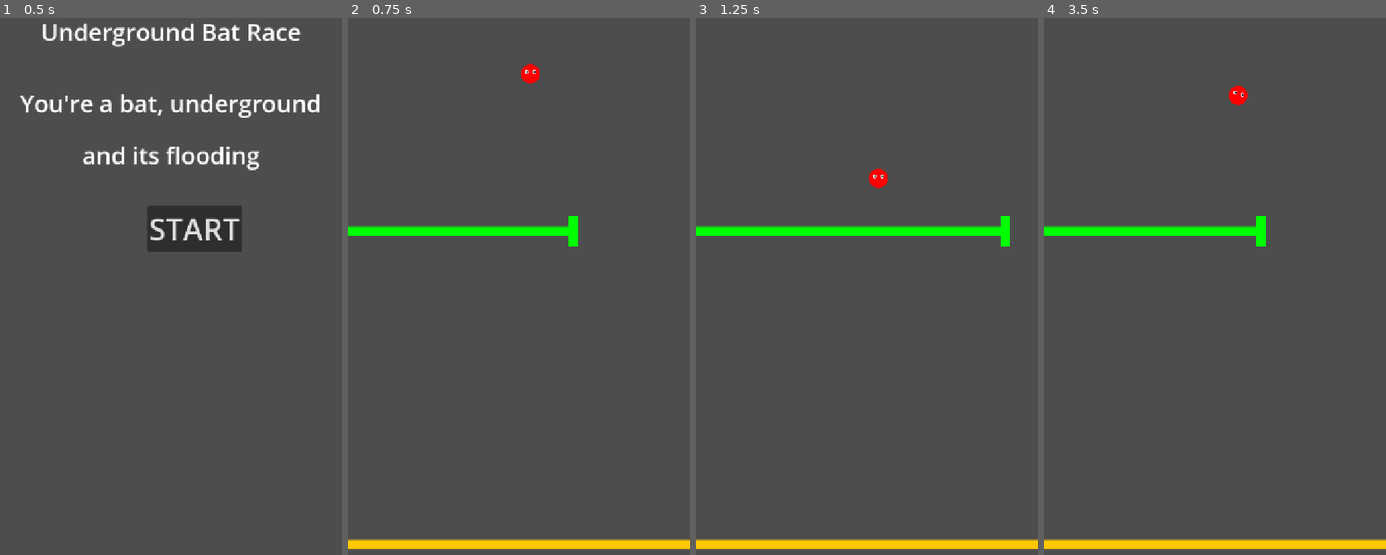
Above: before the commit, frames 1-4 (left to right).
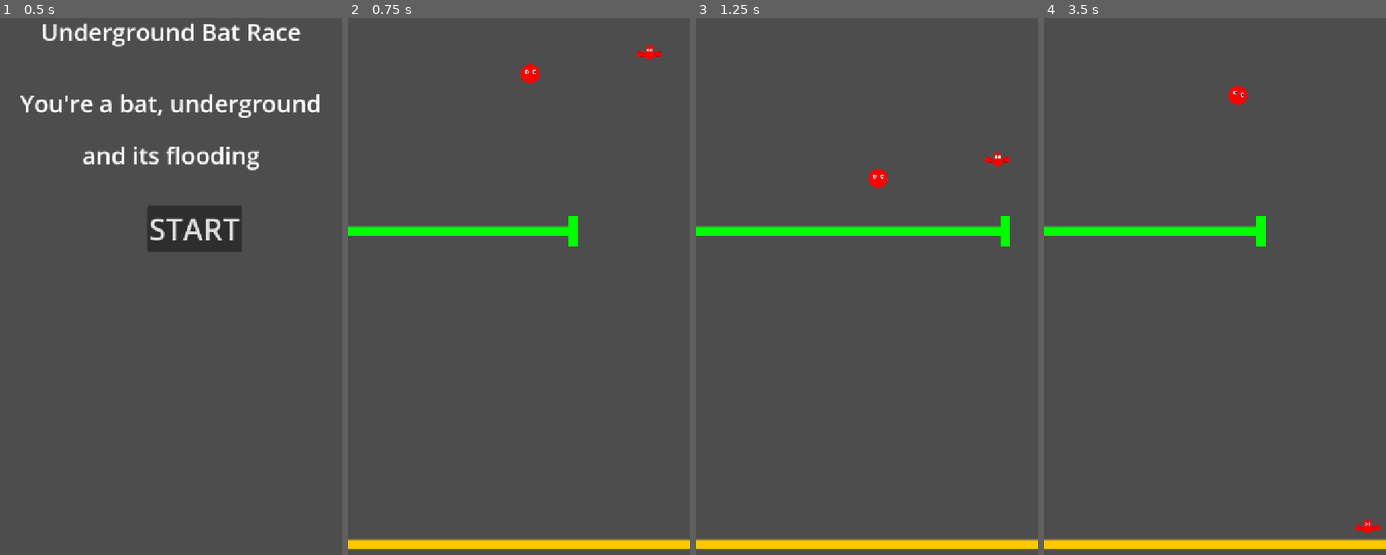
Above: after the commit, the same moments.

Repository: robmayhew/underground_bat_race
Game: Godot game, scene res://title.tscn
Same seed, same stepped clock (60 frames per second), same inputs: the game is played once before the commit and once after it.
Inputs (mouse positions are in pixels of both pictures, inside the frame that each line leads up to):
- Up to frame 1 (0.5 s): no input
- Up to frame 2 (0.75 s): click "START" at 0.5 s
- Up to frame 3 (1.25 s): no input
- Up to frame 4 (3.5 s): tap Enter (ui_accept) at 1.25, 1.35, 1.52, 1.82, 2.27, 2.3, 2.57, 2.85 s; move the mouse to (1290, 243) at 1.27 s; hold Right (ui_right) 1.28-2.78 s; click (1290, 243) at 1.42 s; move the mouse to (1146, 302) at 2.02 s; tap Space at 2.1 s; move the mouse to (1249, 136) at 2.77 s; hold Left (ui_left) from 2.78 s (still down)

Frame 1 is identical in both runs. In frame 2, 0.1% of the frame differs, in the area x 84-92%, y 4-8%; in frame 3, 0.1%; in frame 4, 0.1%.

Commit message:
Bat fly!

Diff:
--- /dev/null
+++ b/godot/bat.gd
@@ -0,0 +1,28 @@
+extends CharacterBody2D
+
+
+const SPEED = 300.0
+const JUMP_VELOCITY = -400.0
+
+func _ready() -> void:
+	$AnimatedSprite2D.play("default")
+
+
+func _physics_process(delta: float) -> void:
+	# Add the gravity.
+	if not is_on_floor():
+		velocity += get_gravity() * delta
+
+	# Handle jump.
+	if Input.is_action_just_pressed("ui_accept") and is_on_floor():
+		velocity.y = JUMP_VELOCITY
+
+	# Get the input direction and handle the movement/deceleration.
+	# As good practice, you should replace UI actions with custom gameplay actions.
+	var direction := Input.get_axis("ui_left", "ui_right")
+	if direction:
+		velocity.x = direction * SPEED
+	else:
+		velocity.x = move_toward(velocity.x, 0, SPEED)
+
+	move_and_slide()
--- a/godot/bat.tscn
+++ b/godot/bat.tscn
@@ -1,16 +1,138 @@
-[gd_scene load_steps=3 format=3 uid="uid://bkp8jkjse13"]
+[gd_scene load_steps=21 format=3 uid="uid://bkp8jkjse13"]
 
-[ext_resource type="Texture2D" uid="uid://cgmrp6svq184k" path="res://art/spritesheet.png" id="1_pb2o4"]
+[ext_resource type="Texture2D" uid="uid://de1n2i7ko6h01" path="res://art/bat _2.png" id="1_pb2o4"]
+[ext_resource type="Script" uid="uid://b1kvpsdnnmbys" path="res://bat.gd" id="1_tofr1"]
 
 [sub_resource type="CircleShape2D" id="CircleShape2D_tofr1"]
 radius = 26.172504
 
+[sub_resource type="AtlasTexture" id="AtlasTexture_tofr1"]
+atlas = ExtResource("1_pb2o4")
+region = Rect2(0, 0, 64, 64)
+
+[sub_resource type="AtlasTexture" id="AtlasTexture_vobq3"]
+atlas = ExtResource("1_pb2o4")
+region = Rect2(64, 0, 64, 64)
+
+[sub_resource type="AtlasTexture" id="AtlasTexture_1tubu"]
+atlas = ExtResource("1_pb2o4")
+region = Rect2(128, 0, 64, 64)
+
+[sub_resource type="AtlasTexture" id="AtlasTexture_3tecl"]
+atlas = ExtResource("1_pb2o4")
+region = Rect2(192, 0, 64, 64)
+
+[sub_resource type="AtlasTexture" id="AtlasTexture_jp0fn"]
+atlas = ExtResource("1_pb2o4")
+region = Rect2(0, 64, 64, 64)
+
+[sub_resource type="AtlasTexture" id="AtlasTexture_ulak1"]
+atlas = ExtResource("1_pb2o4")
+region = Rect2(64, 64, 64, 64)
+
+[sub_resource type="AtlasTexture" id="AtlasTexture_0pjmi"]
+atlas = ExtResource("1_pb2o4")
+region = Rect2(128, 64, 64, 64)
+
+[sub_resource type="AtlasTexture" id="AtlasTexture_5s65s"]
+atlas = ExtResource("1_pb2o4")
+region = Rect2(192, 64, 64, 64)
+
+[sub_resource type="AtlasTexture" id="AtlasTexture_1e43q"]
+atlas = ExtResource("1_pb2o4")
+region = Rect2(0, 128, 64, 64)
+
+[sub_resource type="AtlasTexture" id="AtlasTexture_c1ris"]
+atlas = ExtResource("1_pb2o4")
+region = Rect2(64, 128, 64, 64)
+
+[sub_resource type="AtlasTexture" id="AtlasTexture_e67ls"]
+atlas = ExtResource("1_pb2o4")
+region = Rect2(128, 128, 64, 64)
+
+[sub_resource type="AtlasTexture" id="AtlasTexture_v8i1r"]
+atlas = ExtResource("1_pb2o4")
+region = Rect2(192, 128, 64, 64)
+
+[sub_resource type="AtlasTexture" id="AtlasTexture_txfi0"]
+atlas = ExtResource("1_pb2o4")
+region = Rect2(0, 192, 64, 64)
+
+[sub_resource type="AtlasTexture" id="AtlasTexture_anpsy"]
+atlas = ExtResource("1_pb2o4")
+region = Rect2(64, 192, 64, 64)
+
+[sub_resource type="AtlasTexture" id="AtlasTexture_wn24n"]
+atlas = ExtResource("1_pb2o4")
+region = Rect2(192, 192, 64, 64)
+
+[sub_resource type="AtlasTexture" id="AtlasTexture_lw80e"]
+atlas = ExtResource("1_pb2o4")
+region = Rect2(128, 192, 64, 64)
+
+[sub_resource type="SpriteFrames" id="SpriteFrames_gpg7w"]
+animations = [{
+"frames": [{
+"duration": 1.0,
+"texture": SubResource("AtlasTexture_tofr1")
+}, {
+"duration": 1.0,
+"texture": SubResource("AtlasTexture_vobq3")
+}, {
+"duration": 1.0,
+"texture": SubResource("AtlasTexture_1tubu")
+}, {
+"duration": 1.0,
+"texture": SubResource("AtlasTexture_3tecl")
+}, {
+"duration": 1.0,
+"texture": SubResource("AtlasTexture_jp0fn")
+}, {
+"duration": 1.0,
+"texture": SubResource("AtlasTexture_ulak1")
+}, {
+"duration": 1.0,
+"texture": SubResource("AtlasTexture_0pjmi")
+}, {
+"duration": 1.0,
+"texture": SubResource("AtlasTexture_5s65s")
+}, {
+"duration": 1.0,
+"texture": SubResource("AtlasTexture_1e43q")
+}, {
+"duration": 1.0,
+"texture": SubResource("AtlasTexture_c1ris")
+}, {
+"duration": 1.0,
+"texture": SubResource("AtlasTexture_e67ls")
+}, {
+"duration": 1.0,
+"texture": SubResource("AtlasTexture_v8i1r")
+}, {
+"duration": 1.0,
+"texture": SubResource("AtlasTexture_txfi0")
+}, {
+"duration": 1.0,
+"texture": SubResource("AtlasTexture_anpsy")
+}, {
+"duration": 1.0,
+"texture": SubResource("AtlasTexture_wn24n")
+}, {
+"duration": 1.0,
+"texture": SubResource("AtlasTexture_lw80e")
+}],
+"loop": true,
+"name": &"default",
+"speed": 10.0
+}]
+
 [node name="Bat" type="CharacterBody2D"]
-
-[node name="Sprite2D" type="Sprite2D" parent="."]
-texture = ExtResource("1_pb2o4")
-region_enabled = true
-region_rect = Rect2(642.5, 64.25, 61.5, 57)
+script = ExtResource("1_tofr1")
 
 [node name="CollisionShape2D" type="CollisionShape2D" parent="."]
 shape = SubResource("CircleShape2D_tofr1")
+
+[node name="AnimatedSprite2D" type="AnimatedSprite2D" parent="."]
+sprite_frames = SubResource("SpriteFrames_gpg7w")
+frame = 15
+frame_progress = 0.65200526
--- a/godot/game.tscn
+++ b/godot/game.tscn
@@ -1,8 +1,9 @@
-[gd_scene load_steps=4 format=3 uid="uid://dvcg5rqbbpuvt"]
+[gd_scene load_steps=5 format=3 uid="uid://dvcg5rqbbpuvt"]
 
 [ext_resource type="PackedScene" uid="uid://dokifivvarnr4" path="res://ground.tscn" id="1_80nbo"]
 [ext_resource type="PackedScene" uid="uid://boijmwxge8wgd" path="res://test_object.tscn" id="2_e2o6t"]
 [ext_resource type="PackedScene" uid="uid://cht1pqha3axkv" path="res://pipe.tscn" id="3_feb5d"]
+[ext_resource type="PackedScene" uid="uid://bkp8jkjse13" path="res://bat.tscn" id="4_fc0e3"]
 
 [node name="game" type="Node2D"]
 
@@ -14,3 +15,6 @@
 
 [node name="Pipe" parent="." instance=ExtResource("3_feb5d")]
 position = Vector2(292, 522)
+
+[node name="Bat" parent="." instance=ExtResource("4_fc0e3")]
+position = Vector2(635, 159)
Binary file added: godot/art/bat _2.png
Not shown, added: godot/art/bat _2.png.import
Not shown, added: godot/bat.gd.uid
